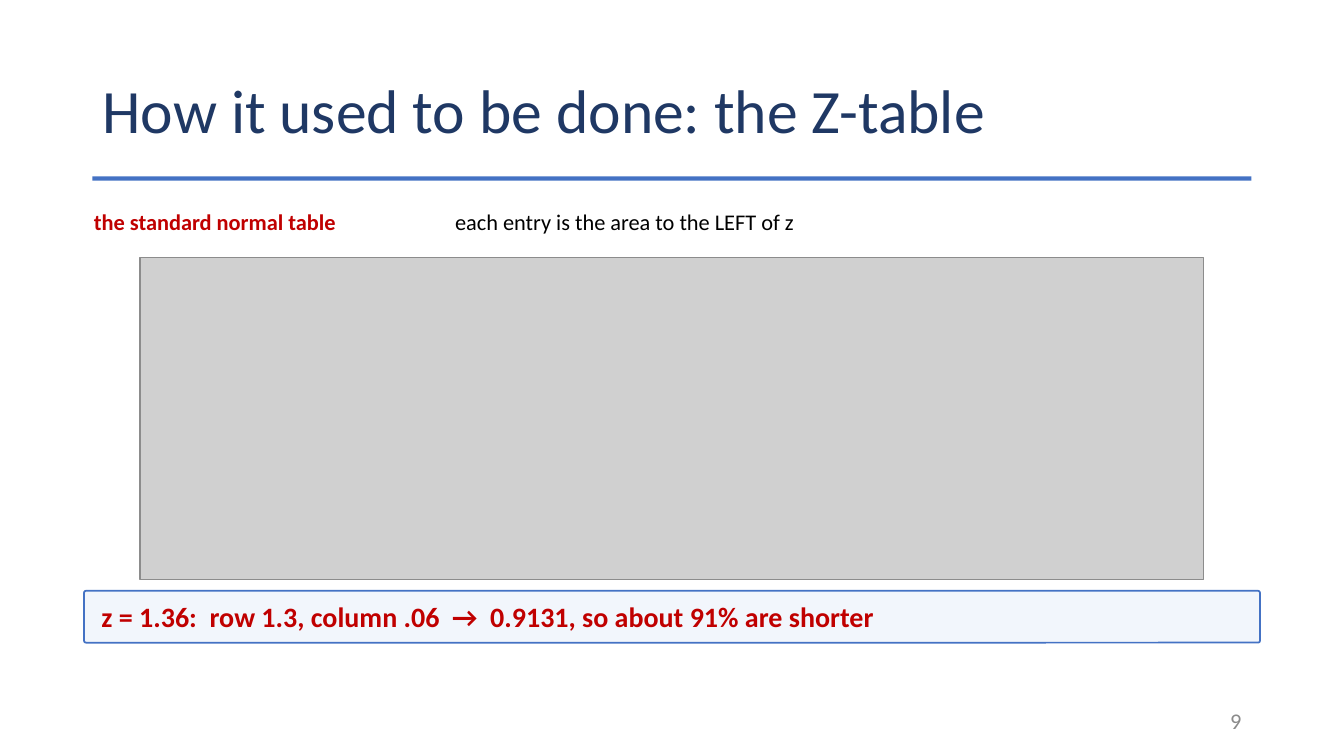
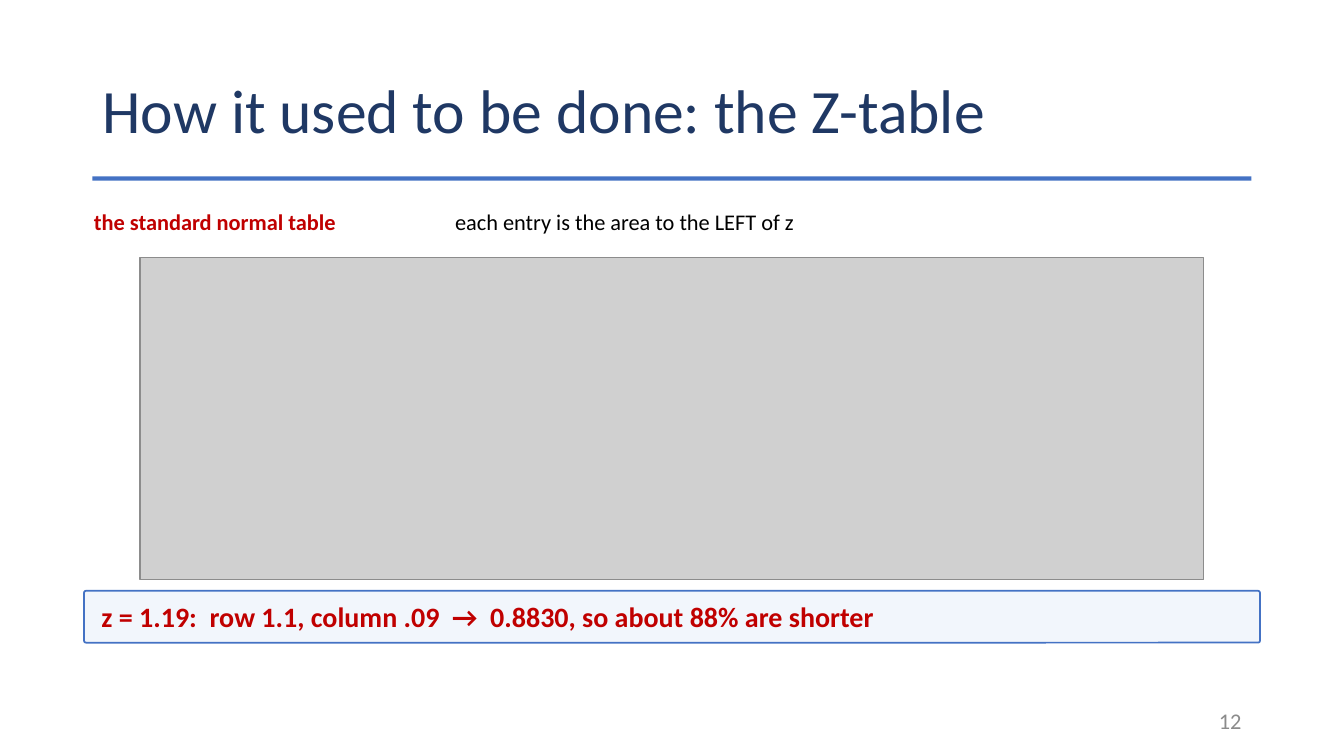
Before and after one commit to Jarred6068/Kvamme_UI_STAT251, a slide deck: slide 12 of docs/lecture_slides/Week 6/Week6_Lecture13_Slides_9_30_2026.pptx (slide 9 before the commit). Drawn at 1344x756 pixels with LibreOffice and Linux fonts; fonts in the diff are those of the drawing; grey boxes stand for pictures. Boxes give left, top, right and bottom in pixels: in the first picture for what was removed or moved away, otherwise in the second. Text is boxed around its words. In the diff, an @@ line names an element or a change of style, - is before the commit and + after.

```diff
--- a/docs/lecture_slides/Week 6/Week6_Lecture13_Slides_9_30_2026.pptx
+++ b/docs/lecture_slides/Week 6/Week6_Lecture13_Slides_9_30_2026.pptx
@@ text in rounded rectangle at [101, 607, 874, 631]: text changed @@
-z = 1.36: row 1.3, column .06 → 0.9131, so about 91% are shorter
+z = 1.19: row 1.1, column .09 → 0.8830, so about 88% are shorter
@@ page number at [1219, 714, 1242, 729]: text changed @@
-9
+12
```
Also in this commit, not shown: 9 other slides changed, 8 slides added, 42 other files.
